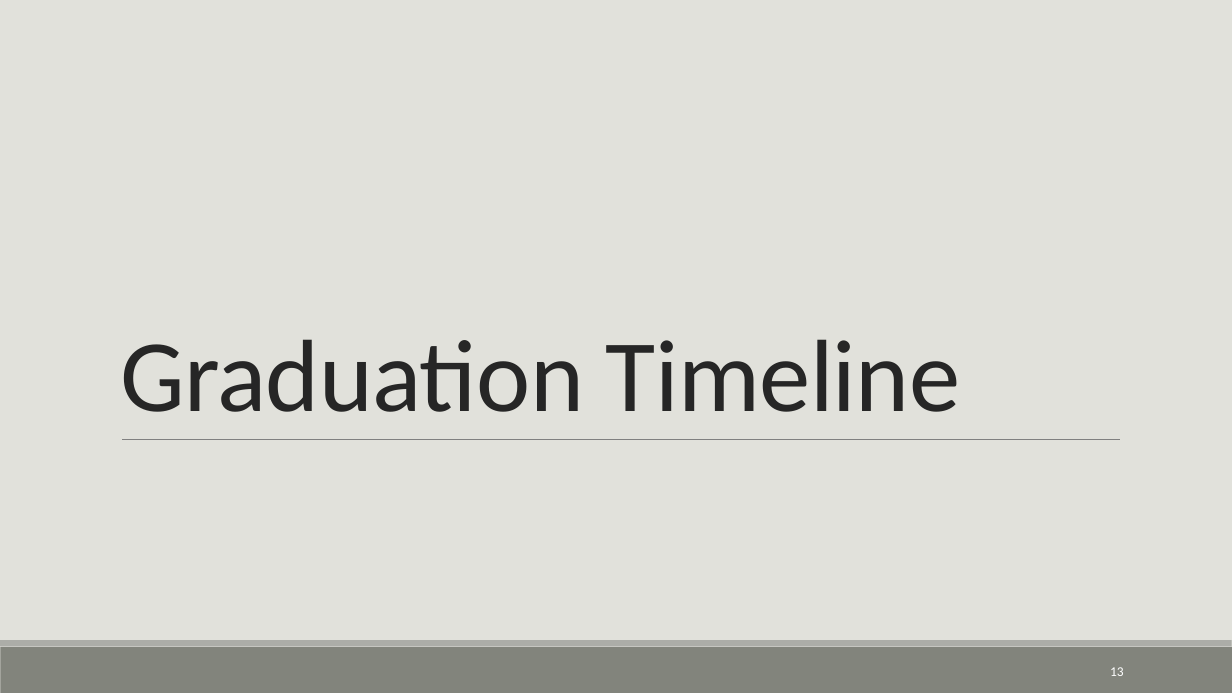
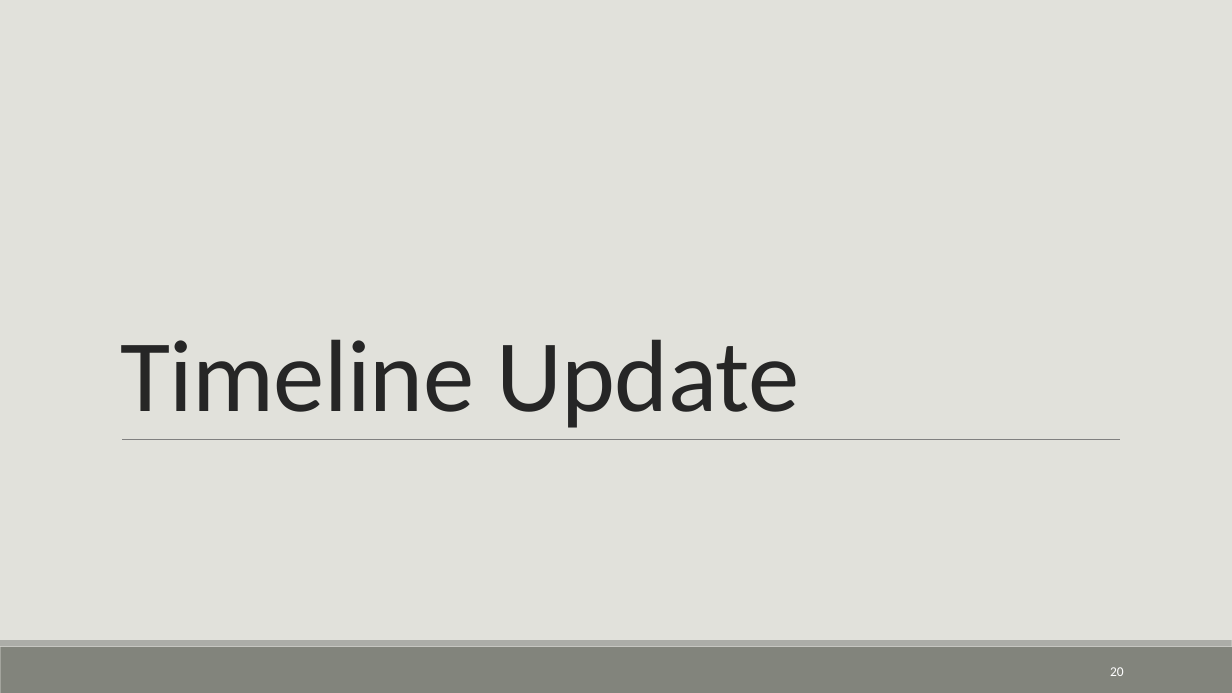
Before and after one commit to CNorthwayMedPhys/Full-Body-Flow-Model-Project, a slide deck: slide 20 of Working Documents/03.26_Committee Meeting.pptx (slide 13 before the commit). Drawn at 1232x693 pixels with LibreOffice and Linux fonts; fonts in the diff are those of the drawing. Boxes give left, top, right and bottom in pixels: in the first picture for what was removed or moved away, otherwise in the second. Text is boxed around its words. In the diff, an @@ line names an element or a change of style, - is before the commit and + after.

```diff
--- a/Working Documents/03.26_Committee Meeting.pptx
+++ b/Working Documents/03.26_Committee Meeting.pptx
@@ title at (x1=120, y1=339, x2=799, y2=428): text changed @@
-Graduation Timeline
+Timeline Update
@@ page number at (x1=1110, y1=667, x2=1124, y2=676): text changed @@
-13
+20
```
Also in this commit, not shown: 5 other slides changed, 9 slides added, 1 other file.
